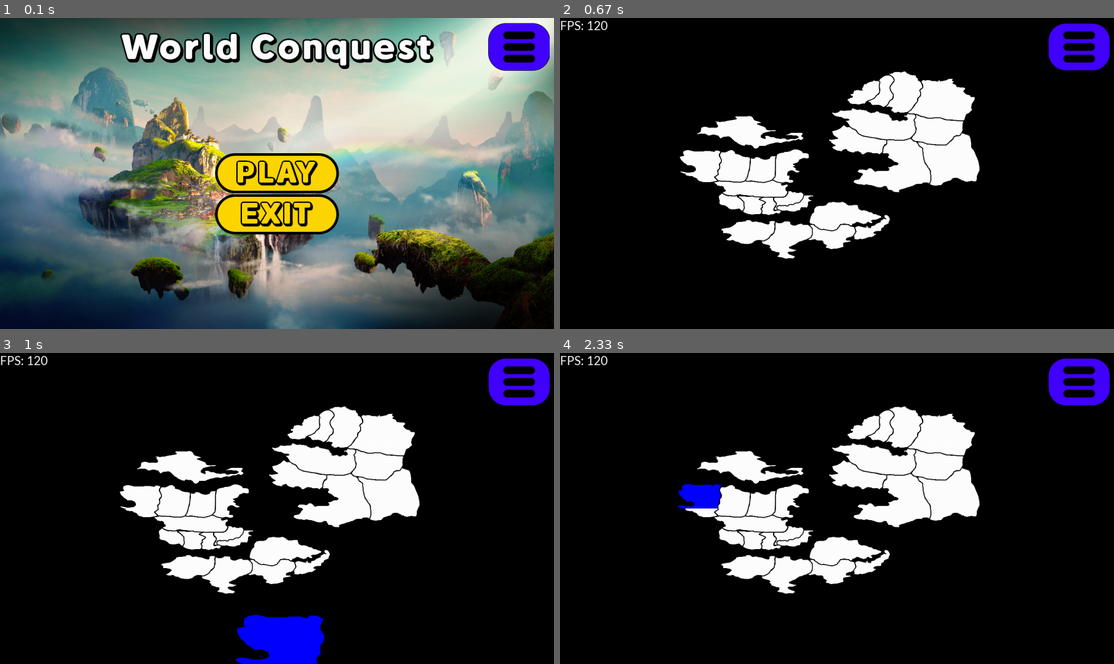
Above: before the commit, frames 1-4 (two rows, left to right).
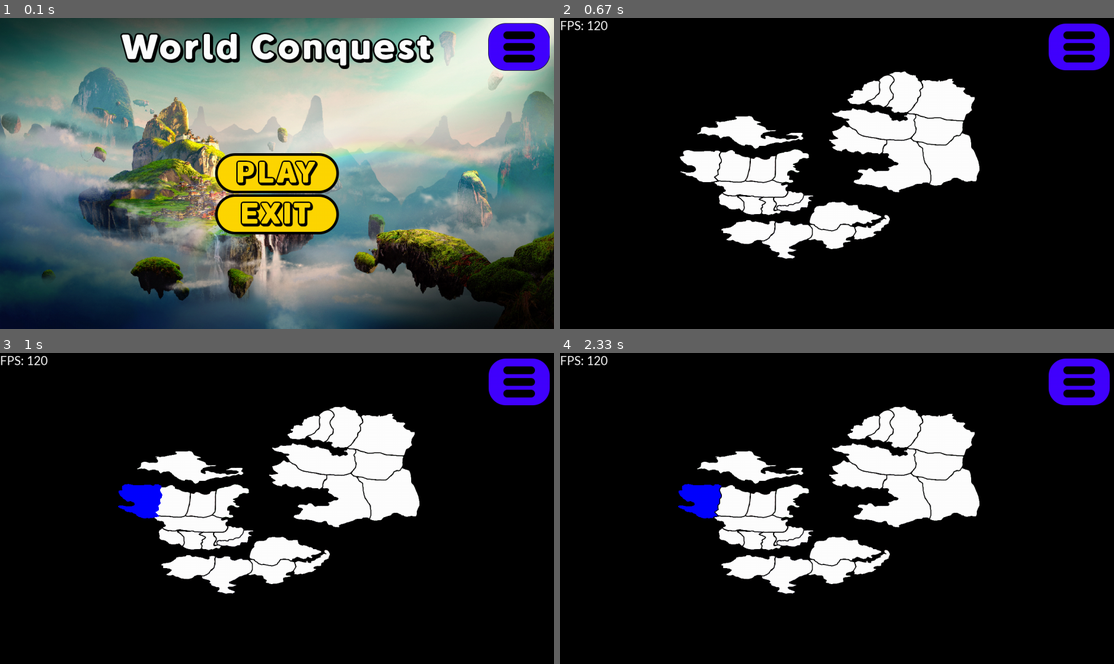
Above: after the commit, the same moments.

Repository: SWE2024/project-pygame
Game: pygame game, started from main.py
Two runs of this game, one before a commit and one after it. Both use one fixed random seed, a clock stepped at 60 frames per second and the inputs below.
Inputs (mouse positions are in pixels of both pictures, inside the frame that each line leads up to):
- Up to frame 1 (0.1 s): no input
- Up to frame 2 (0.67 s): click (837, 173) at 0.38 s
- Up to frame 3 (1 s): click (144, 511) at 0.72 s
- Up to frame 4 (2.33 s): tap F at 2 s

Frames 1-2 are identical in both runs. In frame 3, 2.7% of the frame differs, in the area x 21-59%, y 42-100%; in frame 4, 0.1%.

Commit message:
FIXED COLOUR BUG

Diff:
--- a/main.py
+++ b/main.py
@@ -32,7 +32,8 @@
         country.set_image(new_width, new_height)
         screen.blit(country.get_image(), (0, 0))
 
-def fill(surface, color, width, height):
+def fill(surface, color):
+    width, height = surface.get_size()
     for x in range(width):
         for y in range(height):
             a = surface.get_at((x, y))[3]
@@ -58,6 +59,8 @@
         screen.blit(self.text, (0, 0))
 
 class Colour(Enum):
+    WHITE = pygame.color.Color(255, 255, 255, 255) # default value
+
     RED = pygame.color.Color(255, 0, 0, 255)
     GREEN = pygame.color.Color(0, 255, 0, 255)
     BLUE = pygame.color.Color(0, 0, 255, 255)
@@ -69,7 +72,7 @@
     mask = None # the clickable area
     no_of_troops = 0
     owner = None # references the Player class that owns the country
-    colour = None
+    colour = Colour.WHITE
 
     def __init__(self, id, name, image, owner):
         self.id = id
@@ -78,7 +81,6 @@
         self.new_image = image
         self.mask = pygame.mask.from_surface(self.image)
         self.owner = owner
-        self.colour = pygame.color.Color(255, 255, 255, 255)
 
     def get_name(self):
         return self.name
@@ -112,10 +114,13 @@
     def get_colour(self):
         return self.colour
 
-    def set_colour(self, colour, width, height):
-        self.new_image = fill(self.image, colour, width, height)
-        self.colour = colour
-        return self.new_image
+    def set_colour(self, colour, x, y):
+        if (colour != Colour.WHITE) and (colour in list_of_colours):
+            self.image = fill(self.image, colour)
+            self.set_image(x, y)
+            self.mask = pygame.mask.from_surface(self.new_image)
+            self.colour = colour
+        return
 
 class Player:
     id = 0
@@ -185,6 +190,7 @@
 
 list_of_countries = []
 list_of_players = []
+list_of_colours = [item.value for item in Colour]
 
 # adding all players
 player = Player(0, 'user1', Colour.BLUE)
